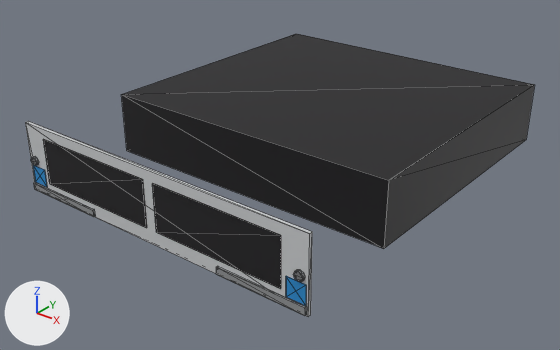
Renders of the glTF model danbyte/assets/HPE/J9987A.far.glb from each side of a commit.
The view is the same before and after, from a 50 mm camera at (0.276, -0.236, 0.214) aimed at (-0.003, 0.112, -0.002). Arrows for +X, +Y and +Z are at lower left; the lights stay in place. The picture after the commit comes second. Mesh edges are drawn as thin lines on the coarser meshes. Where no turn or scale is listed for an object, it has been applied to the vertices. Vertices at exactly the same position are counted once.
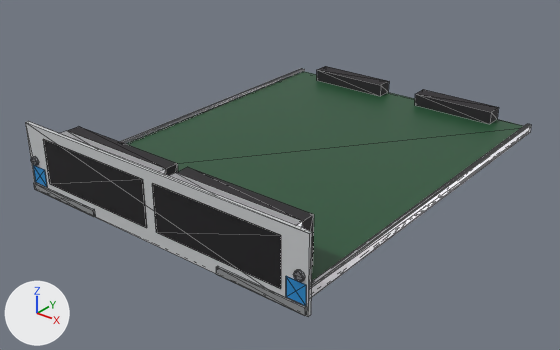
Where the newer file only moved an object's origin or applied its transform, the numbers keep the older frame.

Boxes [x1, y1, x2, y2] around the edits, measured in the pictures (560 x 350 px):
'Mesh_48', reshaped (11% shorter): before [25, 34, 534, 317]; after [25, 66, 531, 317]
part 1 of me_mesh_48, added (green): after [125, 71, 523, 282]
part 2 of me_mesh_48, added: after [317, 66, 389, 96]
part 3 of me_mesh_48, added: after [415, 89, 499, 124]
part 4 of me_mesh_48, added (mostly hidden): after [120, 69, 304, 144]
part 5 of me_mesh_48, added: after [311, 124, 531, 298]
part 6 of me_mesh_48, cut back: before [121, 34, 534, 249]; after [60, 126, 314, 266]

The change in detail:
Picture 'SFP_Cage_normal' (img_sfp_cage_normal) is new.
Picture 'SFP_Cage_roughness' (img_sfp_cage_roughness) is new.
Picture 'SFP_Cage_basecolor' (img_sfp_cage_basecolor) is new.
Material 'DBT_SFP_Cage' (mat_dbt_sfp_cage) is new.
Uses the picture img_sfp_cage_basecolor.
Uses the picture img_sfp_cage_normal.
Uses the picture img_sfp_cage_roughness.
me_mesh_48 is used by ob_mesh_48; location (-0.1033, 0.255, 0.0).
me_mesh_48 had 96 vertices, 150 faces and spanned x 0.0..0.206, y -0.257..0.0, z 0.0..0.044.
me_mesh_48 now has 176 vertices, 288 faces and spans x 0.0..0.207, y -0.257..0.007, z 0.0..0.044.
me_mesh_48 part 1: a new loose piece, a box spanning x 0.005..0.2015, y -0.253..0.0066, z 0.0071..0.0088, in mat_db_far_palette.
me_mesh_48 part 2: a new loose piece, a box spanning x 0.0282..0.0882, y -0.0054..0.0066, z 0.0088..0.0177, in mat_db_far_palette.
me_mesh_48 part 3: a new loose piece, a box spanning x 0.1182..0.1782, y -0.0054..0.0066, z 0.0088..0.0177, in mat_db_far_palette.
me_mesh_48 part 4: a new loose piece of 20 vertices spanning x 0.004..0.007, y -0.253..0.007, z 0.005..0.011, in mat_dbt_sfp_cage.
me_mesh_48 part 5: a new loose piece of 20 vertices spanning x 0.2..0.203, y -0.253..0.007, z 0.005..0.011, in mat_dbt_sfp_cage.
me_mesh_48 part 6: 8 vertices removed from x 0.003..0.204, y -0.185..0.0, z 0.002..0.042; 24 vertices added at x 0.016..0.191, y -0.253..-0.23, z 0.009..0.037.
me_mesh_48 gains material mat_dbt_sfp_cage.
